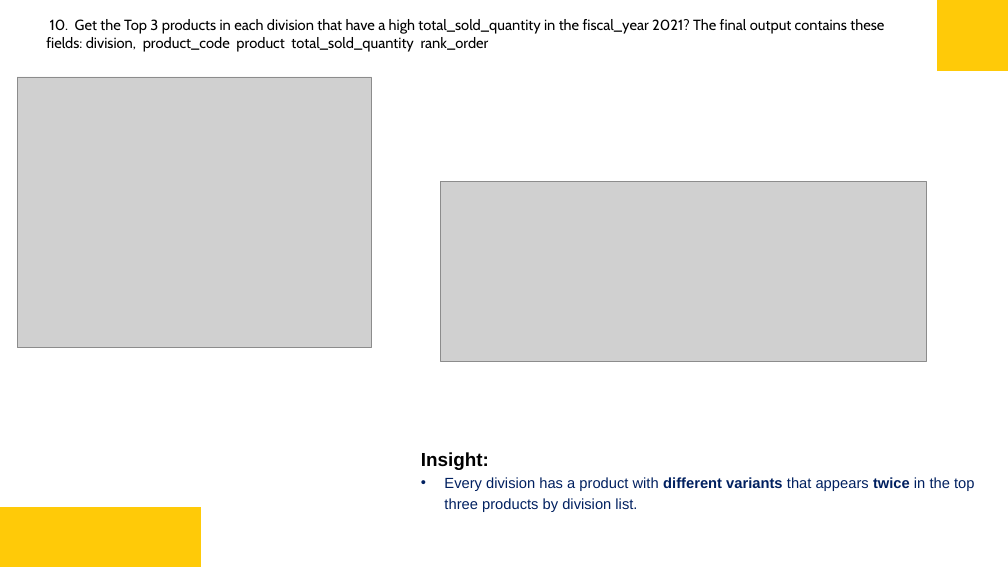
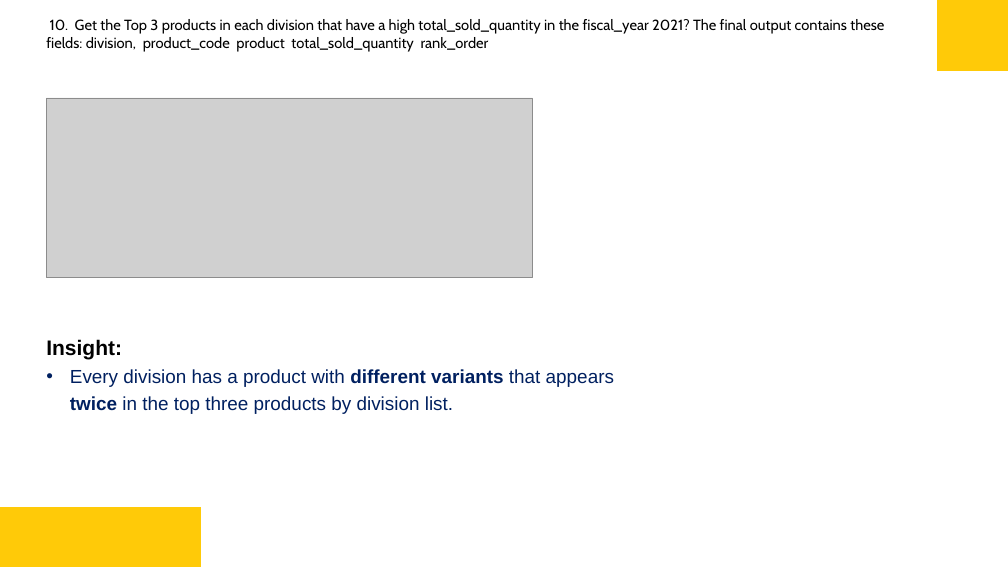
Before and after one commit to saksham77ang/Atliq-consumer-goods, a slide deck: slide 17 of Consumer Goods SQl Powerbi Project.pptx. Drawn at 1008x567 pixels with LibreOffice and Linux fonts; fonts in the diff are those of the drawing; grey boxes stand for pictures. Boxes give left, top, right and bottom in pixels: in the first picture for what was removed or moved away, otherwise in the second. Text is boxed around its words. In the diff, an @@ line names an element or a change of style, - is before the commit and + after.

```diff
--- a/Consumer Goods SQl Powerbi Project.pptx
+++ b/Consumer Goods SQl Powerbi Project.pptx
@@ picture removed at (x1=17, y1=77, x2=372, y2=348) @@
@@ picture moved from (x1=441, y1=181, x2=927, y2=361) to (x1=46, y1=98, x2=532, y2=278) @@
@@ text "Insight:" moved from (x1=421, y1=452, x2=974, y2=512) to (x1=46, y1=339, x2=614, y2=414) @@
@@ text "Insight:" at (x1=46, y1=339, x2=614, y2=414): size 18 to 20 pt in "Insight:"; size 14 to 18 pt @@
```
Also in this commit, not shown: 9 other slides changed.
